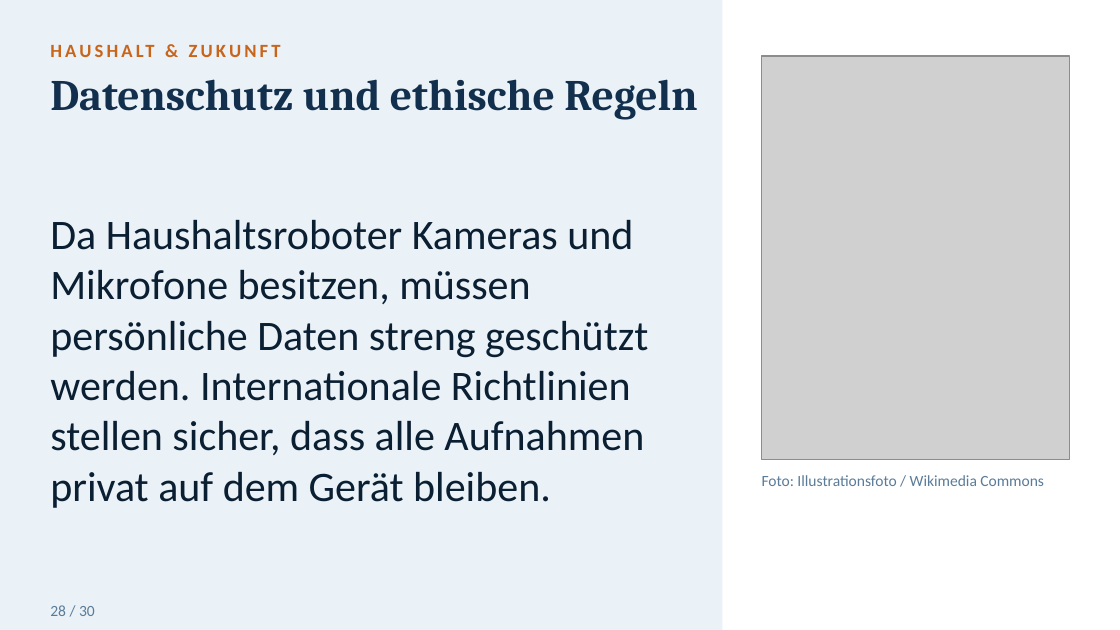
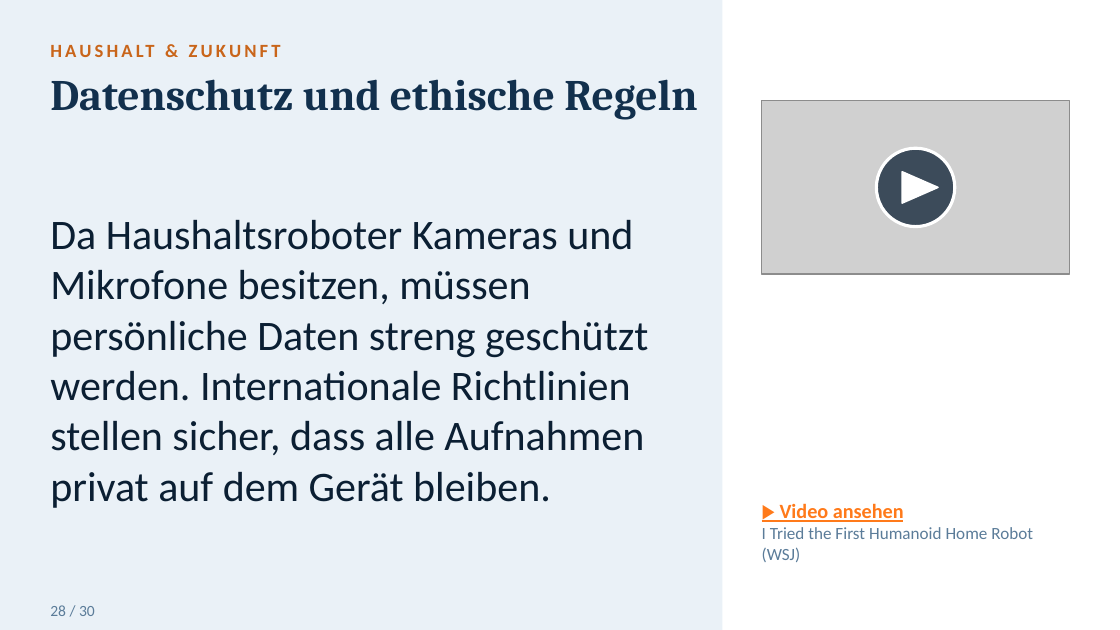
Before and after one commit to toshkaraf/tagesf-rderst-tte, a slide deck: slide 29 of Humanoide_Roboter_gross.pptx. Drawn at 1120x630 pixels with LibreOffice and Linux fonts; fonts in the diff are those of the drawing; grey boxes stand for pictures. Boxes give left, top, right and bottom in pixels: in the first picture for what was removed or moved away, otherwise in the second. Text is boxed around its words. In the diff, an @@ line names an element or a change of style, - is before the commit and + after.

```diff
--- a/Humanoide_Roboter_gross.pptx
+++ b/Humanoide_Roboter_gross.pptx
@@ picture: place and size @@
-picture at (762, 56, 1070, 459)
+picture at (762, 101, 1070, 274)
@@ ellipse added at (877, 148, 955, 226), fill #0B1F33 at 75% opacity, outline #FFFFFF 2 pt @@
@@ triangle added at (902, 171, 937, 203), fill #FFFFFF, outline #FFFFFF 1 pt @@
@@ text removed at (762, 475, 1044, 486) @@
-Foto: Illustrationsfoto / Wikimedia Commons
@@ text added at (762, 503, 1033, 562), 11 pt, text #5B7C99 @@
+▶ Video ansehen
+I Tried the First Humanoid Home Robot (WSJ)
```
Also in this commit, not shown: 9 other slides changed.
